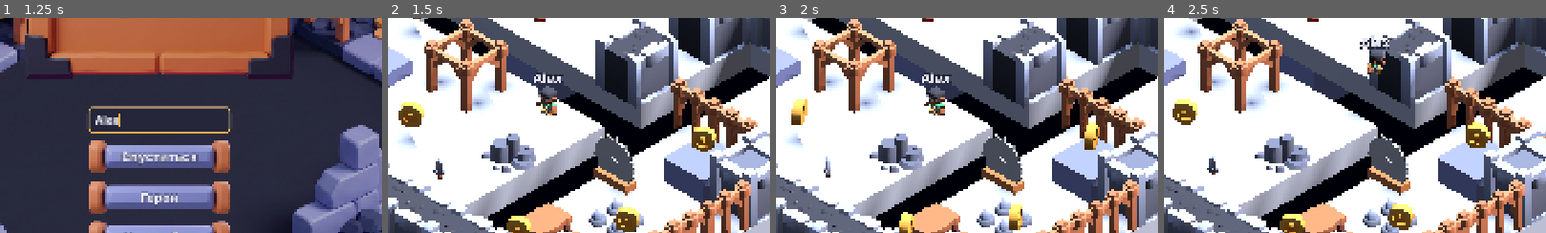
Above: before the commit, frames 1-4 (left to right).
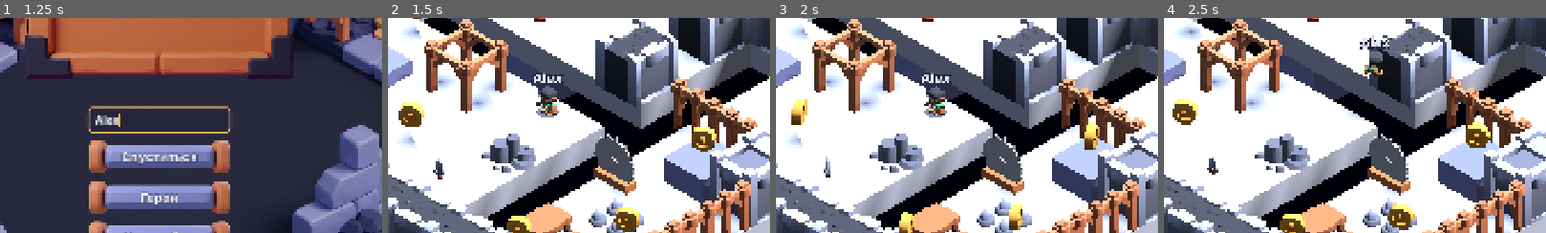
Above: after the commit, the same moments.

Repository: farikgg/godot_assignment
Game: Godot game, scene res://scenes/main_menu.tscn
Same seed, same stepped clock (60 frames per second), same inputs: the game is played once before the commit and once after it.
Inputs (mouse positions are % of the whole screen's width and height, from its top left):
- Up to frame 1 (1.25 s): click (50, 51) at 0.52 s; type "Alex" at 0.6 s
- Up to frame 2 (1.5 s): click "Спуститься" at 1.25 s
- Up to frame 3 (2 s): no input
- Up to frame 4 (2.5 s): move the mouse to (72, 45) at 2.02 s; hold D (move_right) from 2.03 s (still down); hold Space (jump) from 2.03 s (still down); click (72, 45) at 2.17 s
The pictures show only the part of the screen within x 29-79%, y 27-77%; the shares and areas given below are measured in that part.

Frame 1 is identical in both runs. In frame 2, 0.1% of the frame differs, in the area x 38-45%, y 40-47%; in frame 3, 0.1%; in frame 4, 0.5%, in the area x 52-58%, y 14-28%.

Commit message:
Midterm 1: jump/fall animations, blob shadow, jump sound
Co-Authored-By: Claude Opus 5.5 <noreply@anthropic.com>

Diff:
--- a/scenes/player.tscn
+++ b/scenes/player.tscn
@@ -4,6 +4,7 @@
 [ext_resource type="Script" path="res://scripts/name_tag.gd" id="2_nametag"]
 [ext_resource type="Script" path="res://scripts/health.gd" id="3_health"]
 [ext_resource type="Script" path="res://scripts/input/player_input_handler.gd" id="6_input"]
+[ext_resource type="Script" path="res://scripts/blob_shadow.gd" id="7_shadow"]
 
 [sub_resource type="CapsuleShape3D" id="CapsuleShape3D_body"]
 radius = 0.3
@@ -12,6 +13,19 @@
 [sub_resource type="CapsuleShape3D" id="CapsuleShape3D_hurtbox"]
 radius = 0.36
 height = 1.2
+
+[sub_resource type="StandardMaterial3D" id="StandardMaterial3D_shadow"]
+transparency = 1
+shading_mode = 0
+albedo_color = Color(0.03, 0.03, 0.06, 0.5)
+
+[sub_resource type="CylinderMesh" id="CylinderMesh_shadow"]
+material = SubResource("StandardMaterial3D_shadow")
+top_radius = 0.38
+bottom_radius = 0.38
+height = 0.01
+radial_segments = 24
+rings = 1
 
 [node name="Player" type="CharacterBody3D" unique_id=473262185 groups=["player"]]
 script = ExtResource("1_3vyb7")
@@ -51,3 +65,10 @@
 
 [node name="InputHandler" type="Node" parent="." unique_id=1771300100]
 script = ExtResource("6_input")
+
+[node name="JumpSfx" type="AudioStreamPlayer" parent="." unique_id=1771300120]
+max_polyphony = 2
+
+[node name="BlobShadow" type="MeshInstance3D" parent="." unique_id=1771300121]
+mesh = SubResource("CylinderMesh_shadow")
+script = ExtResource("7_shadow")
--- /dev/null
+++ b/scripts/blob_shadow.gd
@@ -0,0 +1,32 @@
+extends MeshInstance3D
+## Round shadow under the hero: shows where they will land, which the isometric camera hides otherwise.
+
+## Longest drop the shadow still follows; over a deeper pit it disappears.
+@export var max_distance: float = 12.0
+## Shadow scale at the feet and at max_distance (it shrinks as the hero rises).
+@export var near_scale: float = 1.0
+@export var far_scale: float = 0.45
+## Lift above the surface so the disc doesn't z-fight with the floor.
+@export var surface_offset: float = 0.02
+
+@onready var _owner_body: CollisionObject3D = get_parent() as CollisionObject3D
+
+func _ready() -> void:
+	assert(_owner_body != null, "BlobShadow must be a child of the player body")
+	# follows the ground, not the jumping body
+	top_level = true
+	cast_shadow = GeometryInstance3D.SHADOW_CASTING_SETTING_OFF
+
+func _physics_process(_delta: float) -> void:
+	var from: Vector3 = _owner_body.global_position + Vector3.UP * 0.1
+	var query := PhysicsRayQueryParameters3D.create(from, from + Vector3.DOWN * max_distance)
+	query.exclude = [_owner_body.get_rid()]
+	var hit: Dictionary = get_world_3d().direct_space_state.intersect_ray(query)
+	if hit.is_empty():
+		visible = false
+		return
+	visible = true
+	var point: Vector3 = hit["position"]
+	global_position = point + Vector3.UP * surface_offset
+	var height: float = clampf((from.y - point.y) / max_distance, 0.0, 1.0)
+	scale = Vector3.ONE * lerpf(near_scale, far_scale, height)
--- a/scripts/data/character_data.gd
+++ b/scripts/data/character_data.gd
@@ -21,3 +21,6 @@
 @export var anim_attack: StringName = &"attack-melee-right"
 @export var anim_hit: StringName = &""
 @export var anim_die: StringName = &"die"
+## In the air: rising / falling.
+@export var anim_jump: StringName = &"jump"
+@export var anim_fall: StringName = &"fall"
--- a/scripts/player.gd
+++ b/scripts/player.gd
@@ -12,11 +12,13 @@
 ## Horizontal speed above which the run animation plays.
 @export var run_threshold: float = 0.5
 @export_file("*.ogg", "*.wav") var hurt_sound_path: String = ""
+@export_file("*.ogg", "*.wav") var jump_sound_path: String = ""
 
 @onready var visual: Node3D = $Visual
 @onready var health: Health = $Health
 @onready var hurtbox: Area3D = $Hurtbox
 @onready var hurt_sfx: AudioStreamPlayer = $HurtSfx
+@onready var jump_sfx: AudioStreamPlayer = $JumpSfx
 @onready var input_handler: PlayerInputHandler = $InputHandler
 
 var _data: CharacterData
@@ -37,6 +39,7 @@
 	assert(input_handler != null, "Player needs a PlayerInputHandler child")
 	_build_model()
 	hurt_sfx.stream = Sfx.load_stream(hurt_sound_path)
+	jump_sfx.stream = Sfx.load_stream(jump_sound_path)
 	health.died.connect(_on_died)
 	health.changed.connect(_on_health_changed)
 	_last_hp = health.current
@@ -63,7 +66,7 @@
 	else:
 		_anim.animation_finished.connect(_on_animation_finished)
 		# glTF clips import without a loop flag
-		for loop_name in [_data.anim_idle, _data.anim_run]:
+		for loop_name in [_data.anim_idle, _data.anim_run, _data.anim_fall]:
 			if _has_anim(loop_name):
 				_anim.get_animation(loop_name).loop_mode = Animation.LOOP_LINEAR
 	_play_locomotion()
@@ -100,6 +103,7 @@
 func _on_jump_pressed() -> void:
 	if _can_act() and is_on_floor():
 		velocity.y = jump_velocity
+		jump_sfx.play()
 
 func _on_attack_pressed() -> void:
 	if has_weapon() and _weapon.has_method("try_attack"):
@@ -164,8 +168,13 @@
 func _play_locomotion() -> void:
 	if _anim == null or _data == null:
 		return
-	var speed: float = Vector2(velocity.x, velocity.z).length()
-	var clip: StringName = _data.anim_run if speed > run_threshold else _data.anim_idle
+	var clip: StringName
+	if not is_on_floor():
+		# rising or falling; a missing clip falls back to the ground pose below
+		clip = _data.anim_jump if velocity.y > 0.0 else _data.anim_fall
+	if not _has_anim(clip):
+		var speed: float = Vector2(velocity.x, velocity.z).length()
+		clip = _data.anim_run if speed > run_threshold else _data.anim_idle
 	if _has_anim(clip) and _anim.current_animation != clip:
 		_anim.play(clip, 0.15)
 
Not shown, added: scripts/blob_shadow.gd.uid
